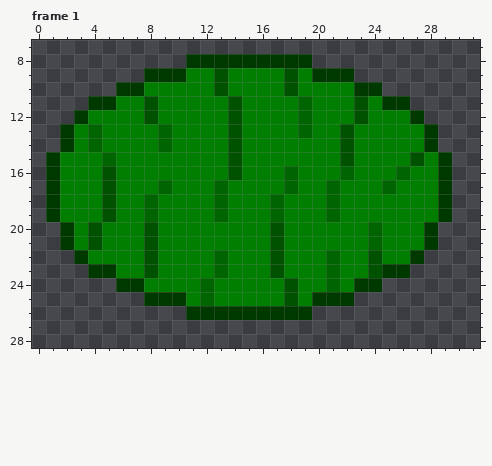
File history of a pixel-art file, Project 3m5/Assets/mitochondrium.ase. That is the earlier state.
32x32 pixels, 1 frame. Colours within 5 levels of each other are drawn and written as one. Shown: frame 1: x 0..31, y 7..28. The commit also changed other frames, which this record leaves out.
And afterwards:
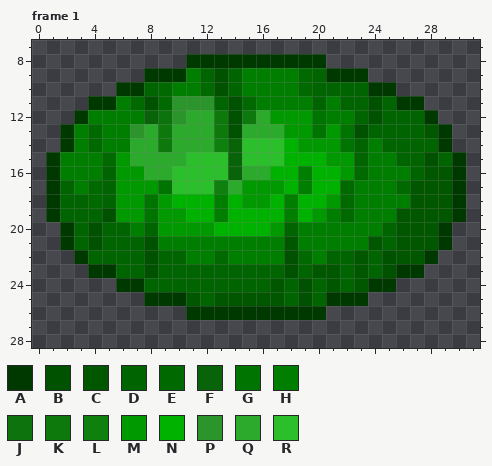
Palette (. is transparent): A #003900  B #005100  C #005700  D #006400  E #006a00  F #096409  G #007400  H #007e00  J #0d730d  K #0d790d  L #0d800d  M #009900  N #00b200  P #2b942b  Q #2baa2b  R #2bbf2b
The exact change:
layer "Layer 2" added
layer "Layer 2 Copy" added
--- frame 1, layers "Layer 2 Copy", "Layer 2", "Layer 1"
@@ x 0..31 @@
  7 ................................
- 8 ...........AAAAAAAAA............
- 9 ........AAAHHBHHHHBHAAA.........
-10 ......AAHHHHHBHHHHBHHHHAA.......
-11 ....AAHHBHHHHHBHHHHDHHHBHAA.....
-12 ...AHHHHBHHHHHBHHHHDHHHBHHHA....
-13 ..AHDHHHHDHHHHBHHHHDHHBHHHHHA...
-14 ..AHDHHHHDHHHHBHHHHHHHBHHHHHA...
-15 .AHHHDHHHHHHHHBHHHHHHHBHHHHBHA..
-16 .AHHHBHHHHHHHHBHHHDHHHDHHHDHHA..
-17 .AHHHBHHHDHHHDHHHHDHHDHHHDHHHA..
-18 .AHHHBHHDHHHHDHHHDHHHDHHHHHHHA..
-19 .AHHHBHHDHHHHDHHHDHHHDHHHHHHHA..
-20 ..AHBHHHBHHHHHHHHBHHHHHHDHHHA...
-21 ..AHBHHHBHHHHHHHHBHHHHHHDHHHA...
-22 ...AHHHHBHHHHDHHHBHHHDHHBHHA....
-23 ....AAHHBHHHHDHHHBHHHDHHBAA.....
-24 ......AAHHHHDHHHHHBHHDHAA.......
-25 ........AAAHDHHHHHBHAAA.........
-26 ...........AAAAAAAAA............
+ 8 ...........AAAAAAAAAA...........
+ 9 ........AAAHDBDHHHHEDAAA........
+10 ......AADEHHEBDHHHHEDDDDAA......
+11 ....AAHEBEPPPDBEHHHHDHDDBDAA....
+12 ...AHHHHFJPQQKBKQMMMGHHDBDDDA...
+13 ..AHEHHPQKQQQKBQQQMMGMGBDDDDCA..
+14 ..AHEHHQQKQQQLFRRRNMMMGDHDDDDA..
+15 .AHHHEMQQQQRRRFRRRNNNMMDHHDDBDA.
+16 .AHHHDMMQQRRRRFQQNNHNNMEHHHDCCA.
+17 .ADHEDMMMGRRRLQMMMNHNNEHHHECCCA.
+18 .ADDEDMMGMNNNHNMMNHNNMEHHHHCCCA.
+19 .ADDDBMMGMMNNHNNNNHNMHEHHHCCCCA.
+20 ..ADBDDHDMMMMNNNNMDHHHHHHDCCCA..
+21 ..ADBDDDBHHHHHHHHHCHHHHHCDCCCA..
+22 ...ADDDDBDDHHEHHHHBEHDDCDBCCA...
+23 ....AADDBDDDDDDDDDBDCCDCDBAA....
+24 ......AADDDDDDDDDCDBDCDCAA......
+25 ........AAACDCCCCCDBDAAA........
+26 ...........AAAAAAAAAA...........
 27 ................................
Where, in picture pixels (left, top, right, bottom), the same in both pictures:
changed: (60, 54, 466, 320)
